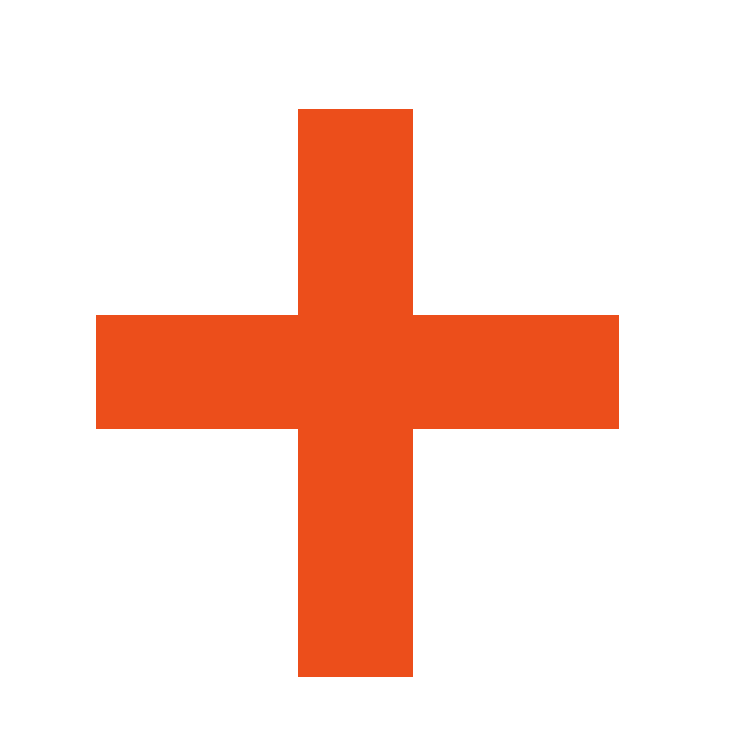
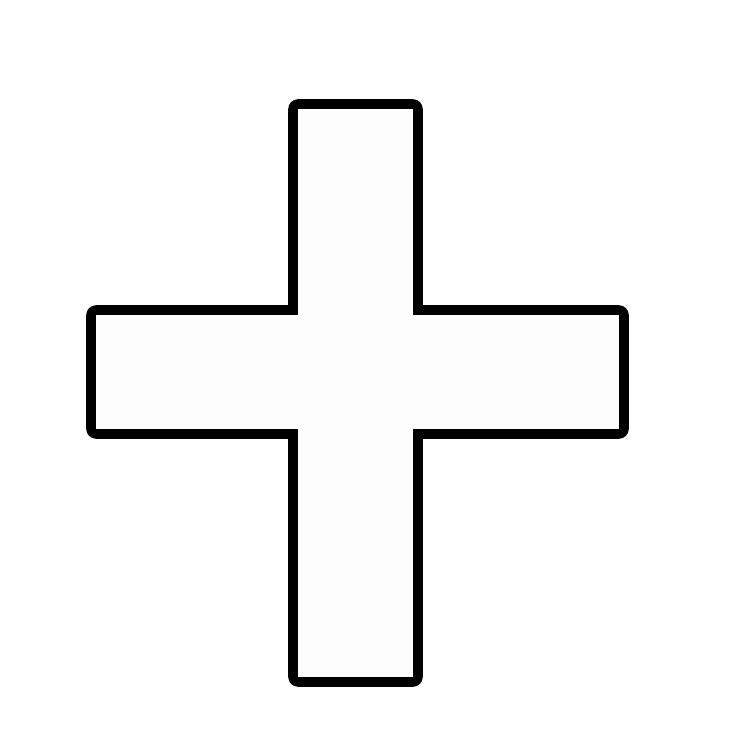
The second 750 × 750 image is a revision of the first. Changes to its layers:
painted on "Rectangle 2", unmasked it over 96, 109, 619, 677
removed layer "Rectangle 1" over 298, 109, 413, 677
